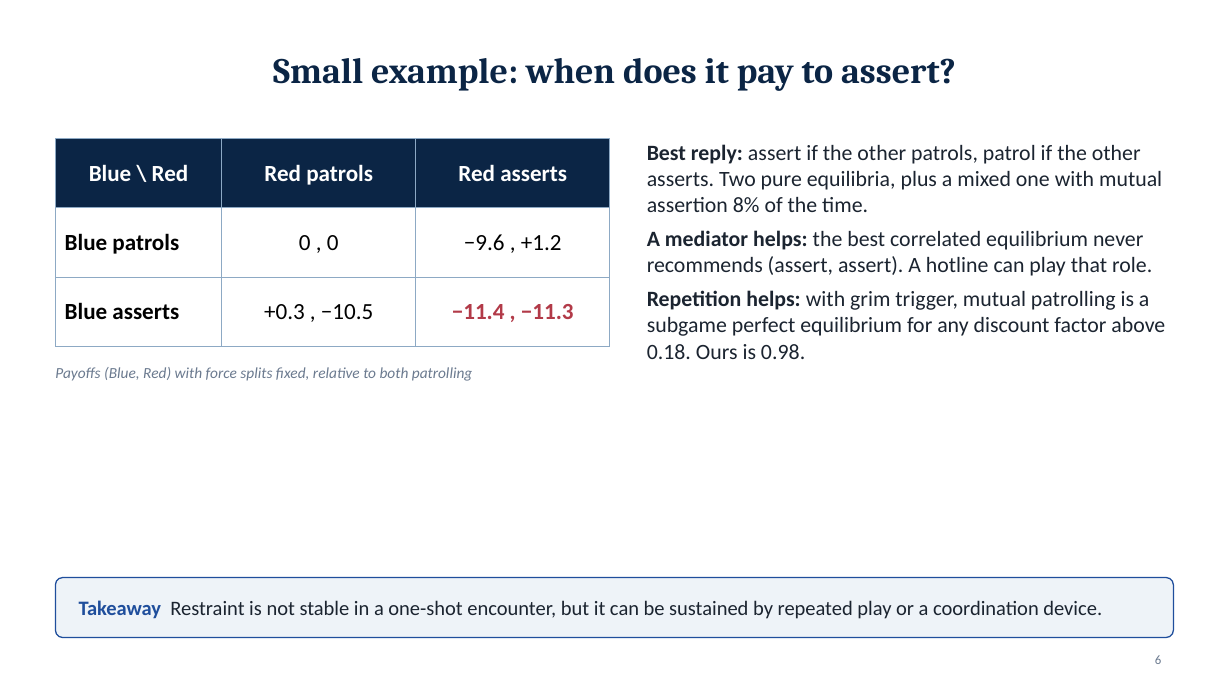
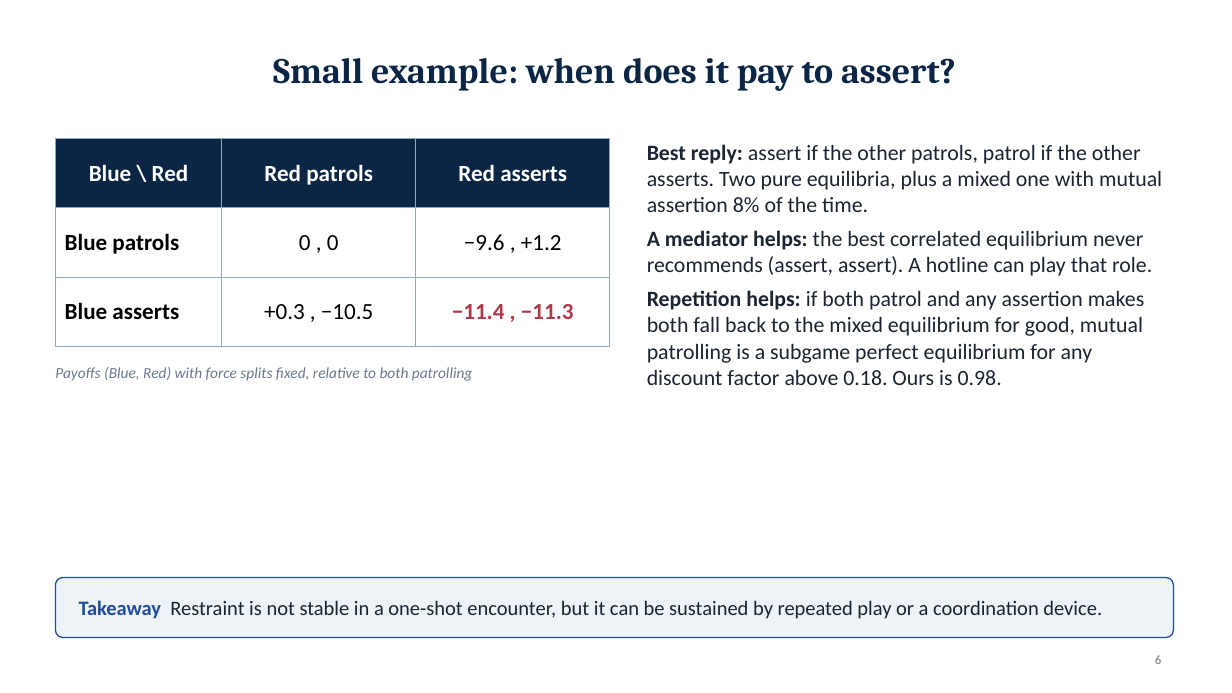
Before and after one commit to draggin-anchor/6.S974-Wargaming-Term-Project, a slide deck: slide 6 of deliverables/02-workshop1-slides.pptx. Drawn at 1232x693 pixels with LibreOffice and Linux fonts; fonts in the diff are those of the drawing. Boxes give left, top, right and bottom in pixels: in the first picture for what was removed or moved away, otherwise in the second. Text is boxed around its words. In the diff, an @@ line names an element or a change of style, - is before the commit and + after.

Commit message:
Slides: describe the repeated-game strategy without the grim-trigger label

```diff
--- a/deliverables/02-workshop1-slides.pptx
+++ b/deliverables/02-workshop1-slides.pptx
@@ text at [647, 290, 1145, 385]: text changed @@
-• Repetition helps: with grim trigger, mutual patrolling is a subgame perfect equilibrium for any discount factor above 0.18. Ours is 0.98.
+• Repetition helps: if both patrol and any assertion makes both fall back to the mixed equilibrium for good, mutual patrolling is a subgame perfect equilibrium for any discount factor above 0.18. Ours is 0.98.
```
Also in this commit, not shown: 2 other files.
